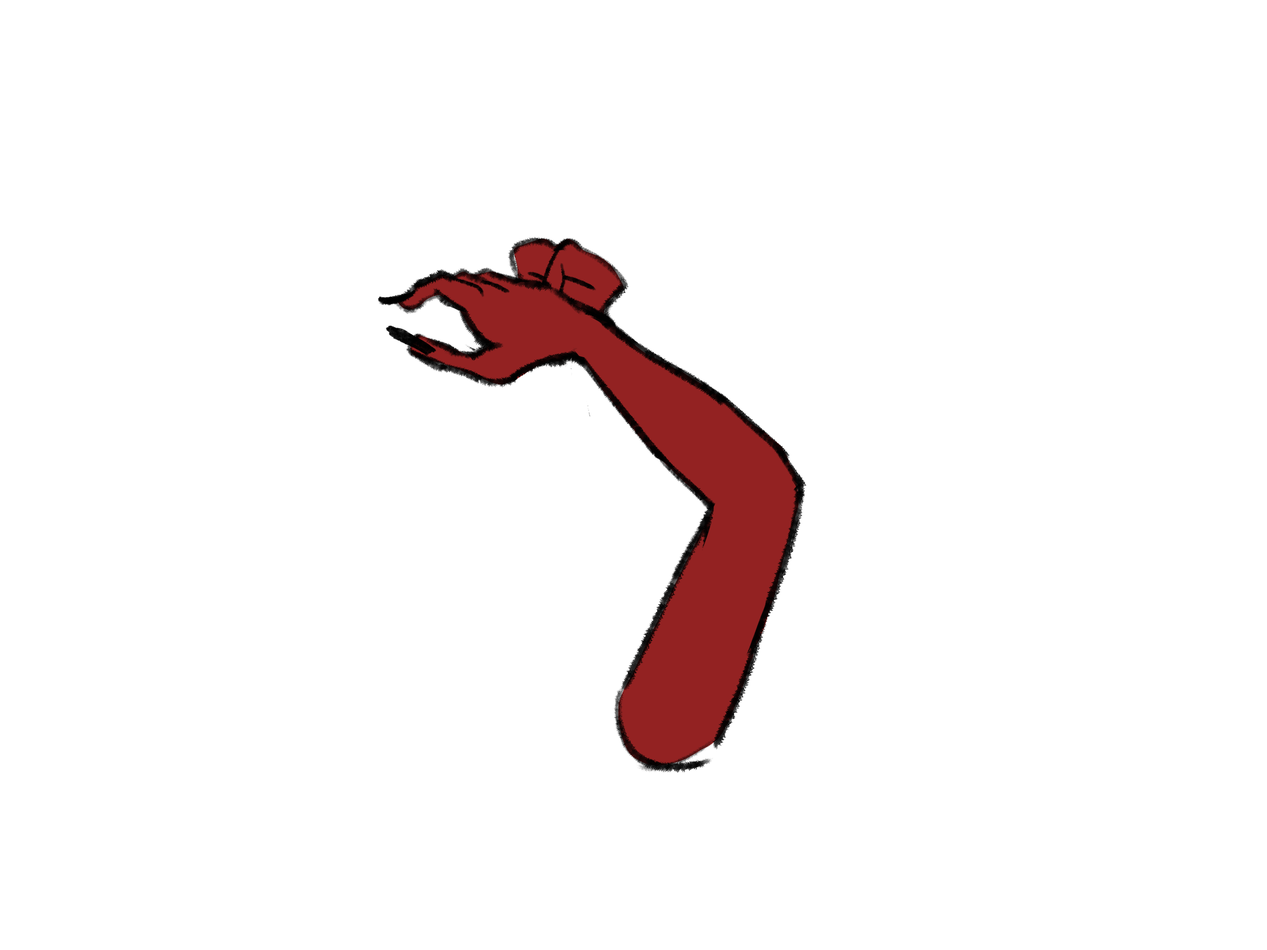
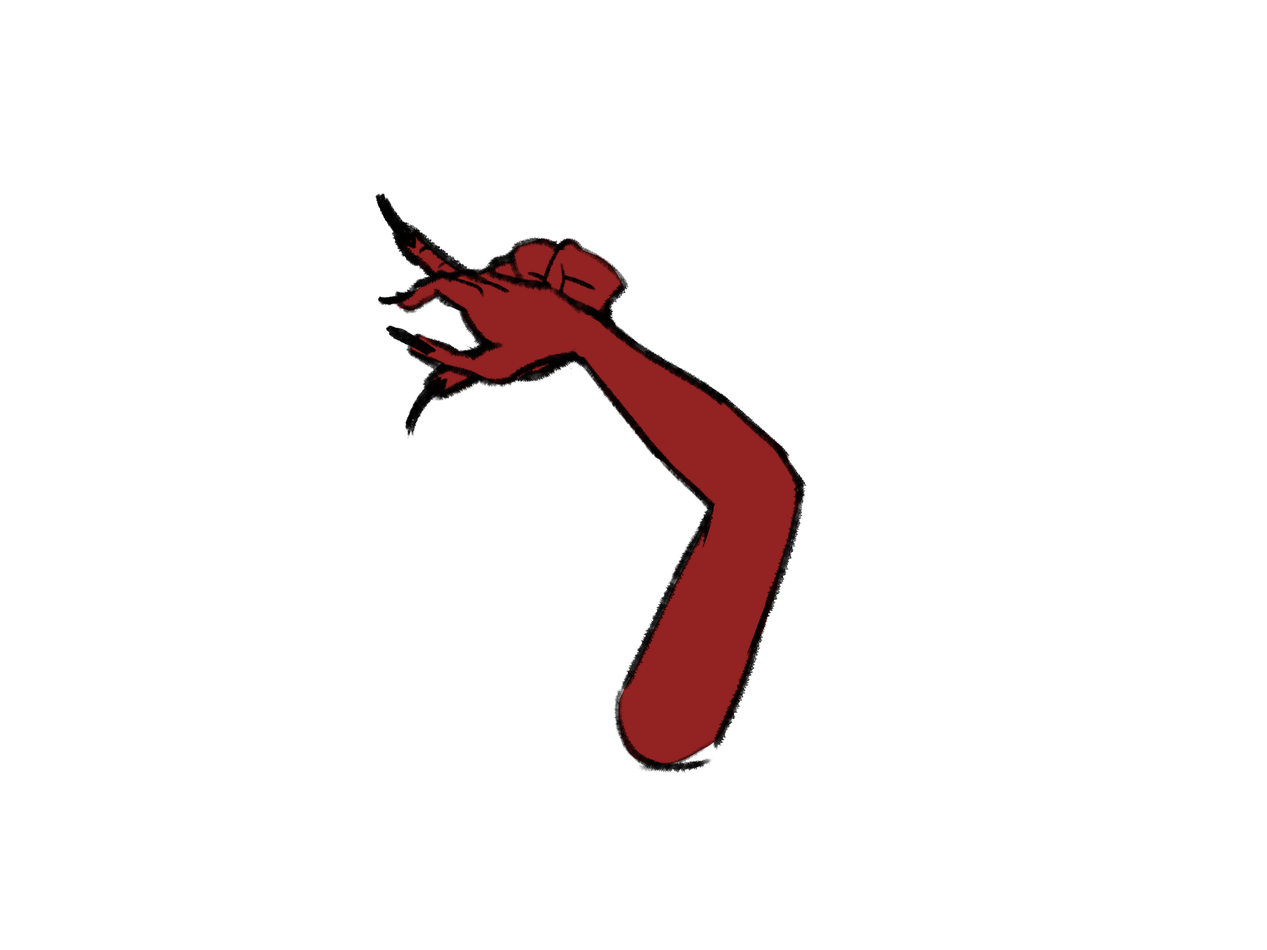
The second (1267, 950) image is a revision of the first. Changes to its layers:
added group "Doigt" (1st of 2) with 2 layers above "Hand" over (394, 267, 511, 315)
added layer "Doigt" (2nd of 2, in "Doigt") in group "Doigt" over (394, 268, 491, 315)
added layer "Doigt-1" in group "Doigt" over (394, 267, 511, 309)
painted on "Hand" (2nd of 2, in "Hand") over (394, 267, 515, 318)
painted on "Hand-1" over (586, 401, 591, 417)
added layer "Hand-2" in group "Hand" over (374, 193, 614, 441)
